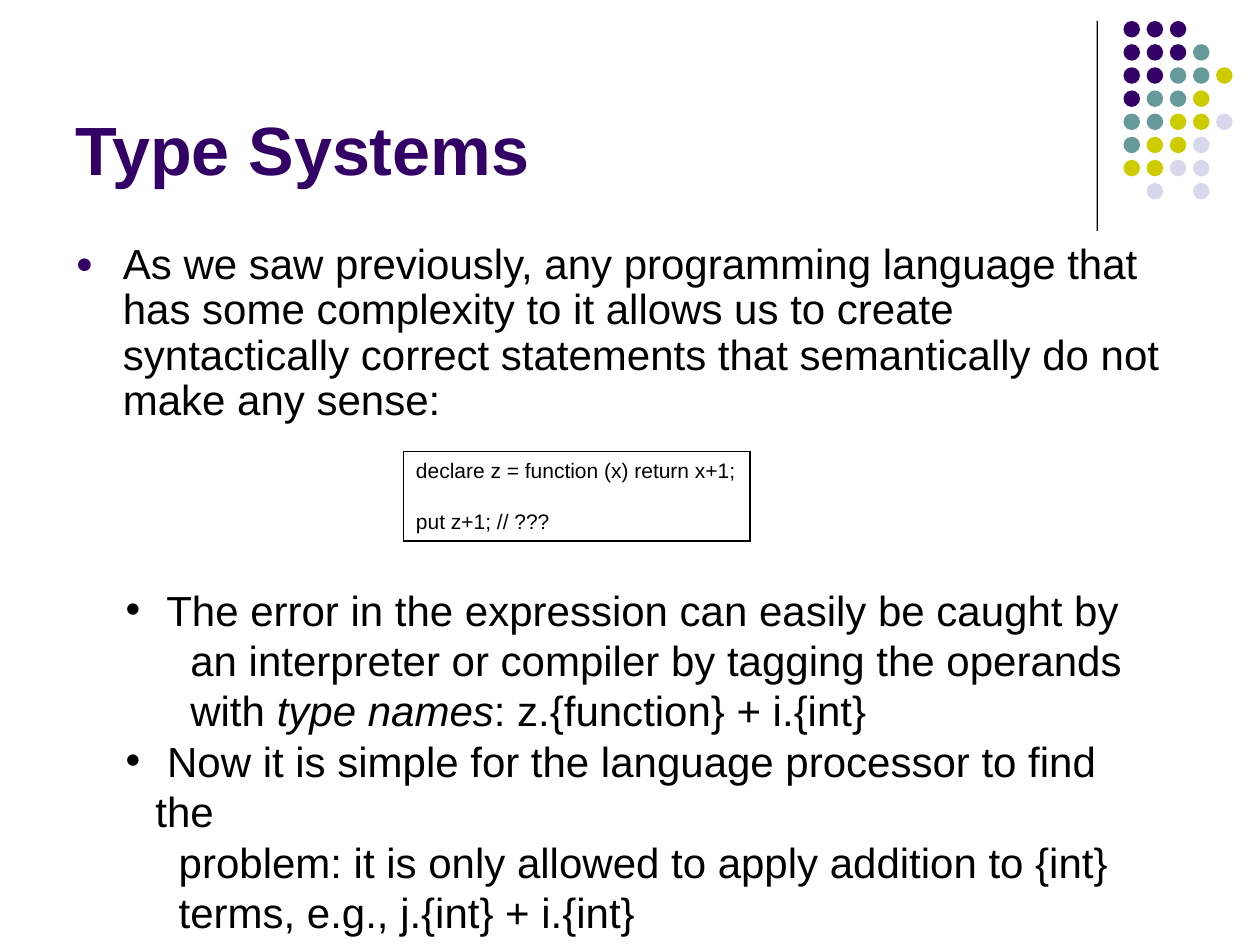
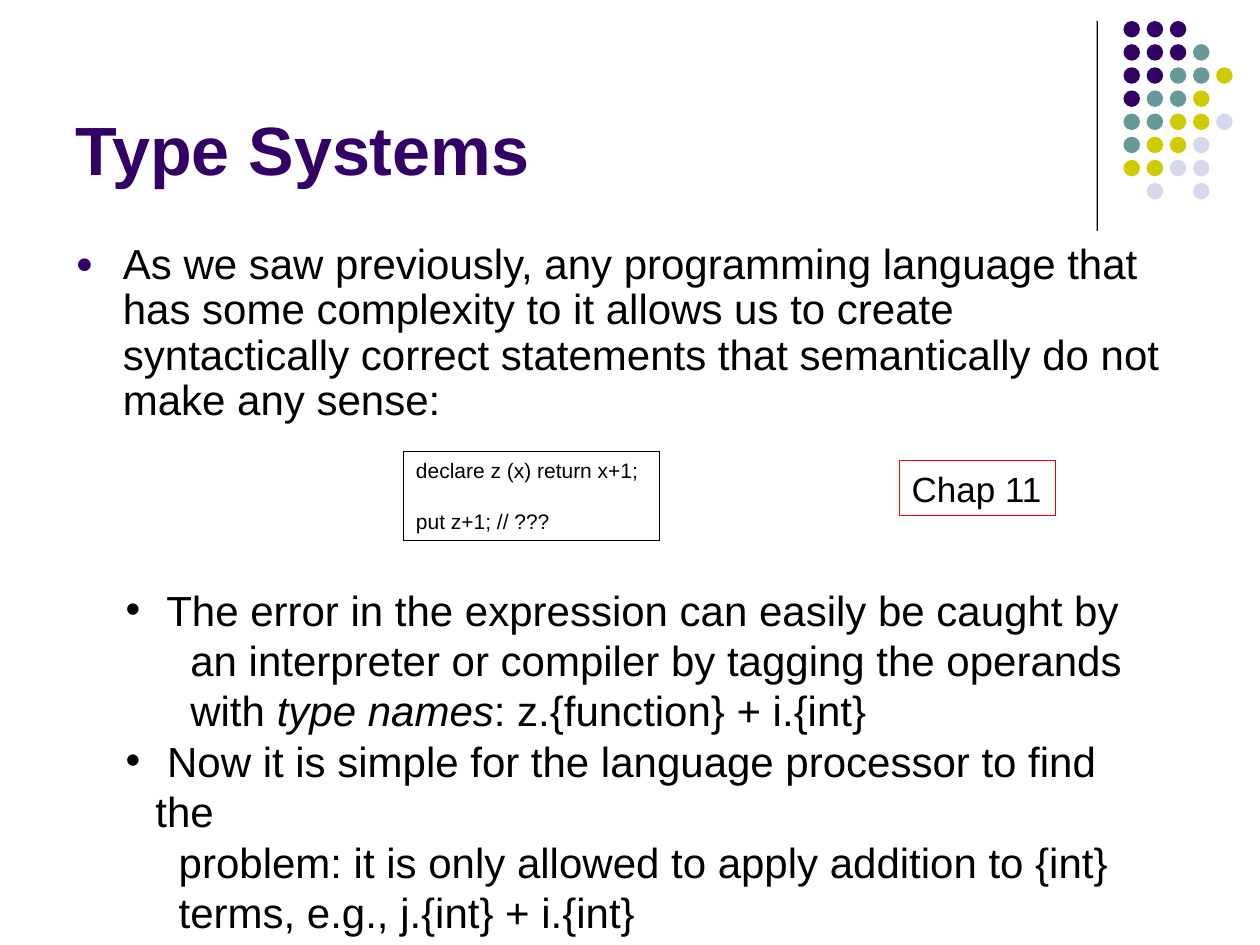
Before and after one commit to lutzhamel/CSC402, a slide deck: slide 1 of notes/csc402-ln017.pptx. Drawn at 1260x945 pixels with LibreOffice and Linux fonts; fonts in the diff are those of the drawing. Boxes give left, top, right and bottom in pixels: in the first picture for what was removed or moved away, otherwise in the second. Text is boxed around its words. In the diff, an @@ line names an element or a change of style, - is before the commit and + after.

```diff
--- a/notes/csc402-ln017.pptx
+++ b/notes/csc402-ln017.pptx
@@ rectangle "declare z (x) return x+1;": place and size @@
-rectangle "declare z (x) return x+1;" at bbox=[403, 451, 750, 541]
+rectangle "declare z (x) return x+1;" at bbox=[403, 451, 659, 541]
@@ text in rectangle at bbox=[416, 462, 638, 483]: text changed @@
-declare z = function (x) return x+1;
+declare z (x) return x+1;
@@ rectangle added at bbox=[900, 461, 1056, 517], outline #FF0000 0.75 pt, 20 pt, text #000000 @@
+Chap 11
```
Also in this commit, not shown: 3 other files.
